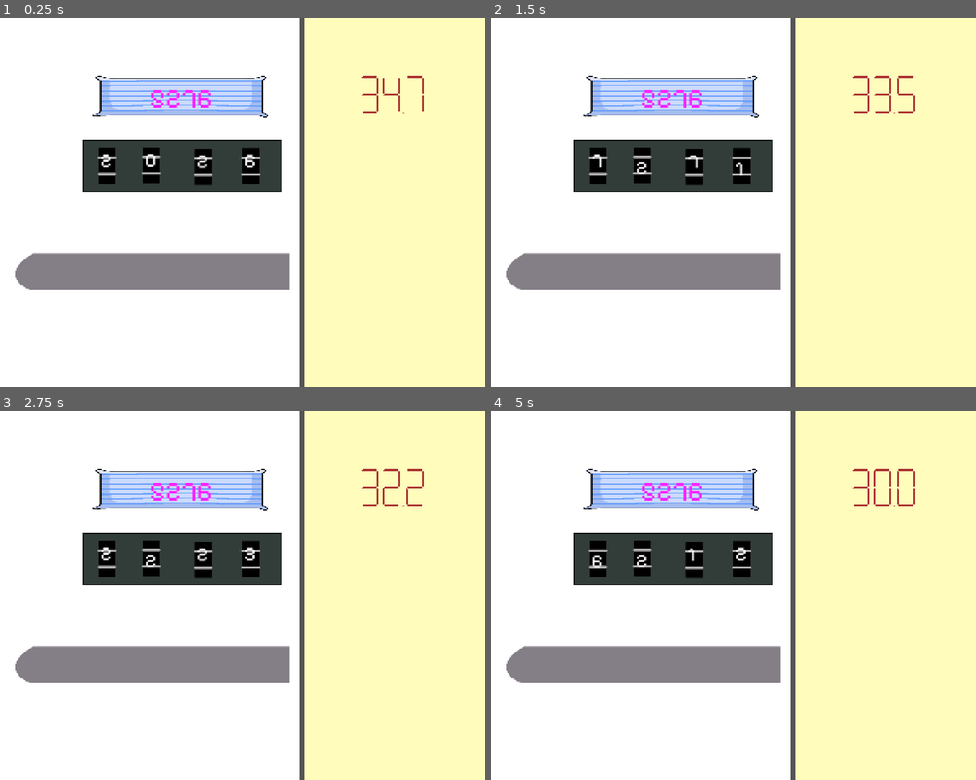
Above: before the commit, frames 1-4 (two rows, left to right).
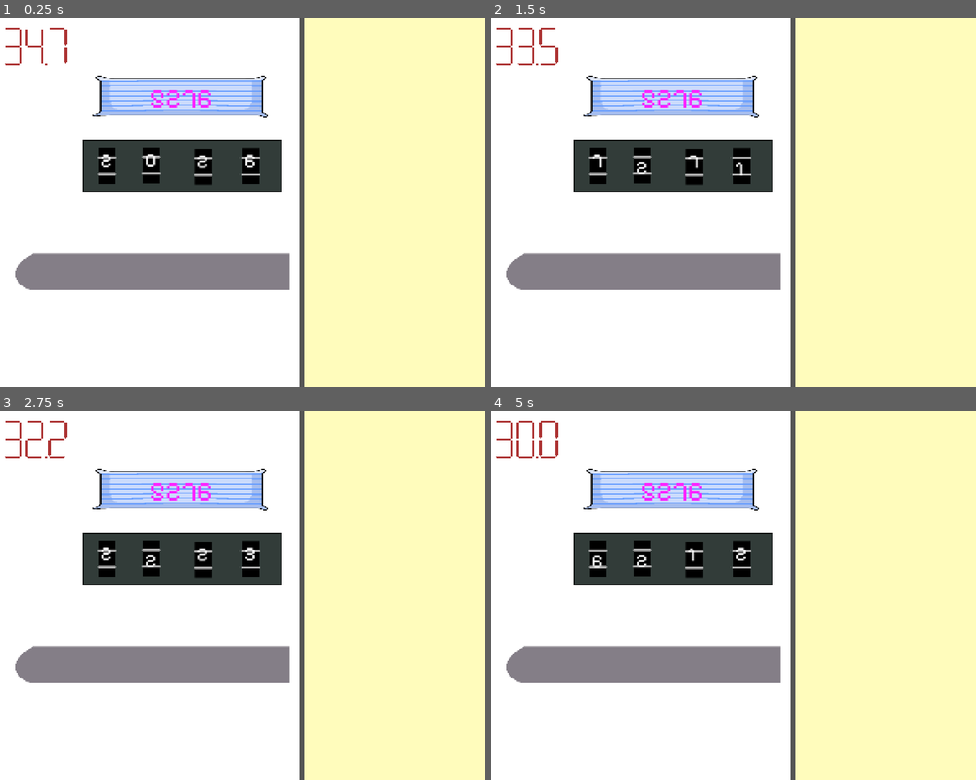
Above: after the commit, the same moments.

Repository: tom-frantz/gmtk-2026
Game: Godot game, scene res://scenes/minigames/keypad/minigame_keypad.tscn
The game is run twice, just before and just after one commit, with the same random seed, the same clock (stepped at 60 frames per second) and the same inputs. This scene is started directly instead of the project's main scene. The engine's default icon, where the game draws it, is replaced by a stand-in: a white triangle on a blue panel in a dark square. Sound files missing from this copy of the repository are replaced by a short silence.
Inputs:
- Up to frame 1 (0.25 s): no input
- Up to frame 2 (1.5 s): click "1" at 0.5 s; click "0" at 1.25 s
- Up to frame 3 (2.75 s): click "1" at 2 s
- Up to frame 4 (5 s): click "2" at 2.75 s; click "3" at 3.5 s; click "5" at 4.25 s

The runs differ from the first frame. In frame 1, 0.4% of the frame differs, in the area x 1-88%, y 2-26%; in frame 2, 0.5%; in frame 3, 0.5%; in frame 4, 0.6%.

Commit message:
Minigame Keypad - Transition/Level Timer to USB

Diff:
--- a/scenes/minigames/keypad/minigame_keypad.tscn
+++ b/scenes/minigames/keypad/minigame_keypad.tscn
@@ -5,16 +5,14 @@
 [ext_resource type="Script" uid="uid://b6gc7ne04xl1p" path="res://scenes/minigames/keypad/keypad_input.gd" id="2_5nv2i"]
 [ext_resource type="Texture2D" uid="uid://dqxli8dhl1kkk" path="res://assets/keydoor_input.png" id="2_kc2wq"]
 [ext_resource type="Texture2D" uid="uid://bahiswroyi7ed" path="res://assets/pillow.png" id="3_013d1"]
-[ext_resource type="PackedScene" uid="uid://d3qorbs0l4srn" path="res://scenes/common/timer/timer.tscn" id="4_gwdo1"]
-[ext_resource type="Script" uid="uid://dgut0ds5bd0q5" path="res://scripts/minigame_timer.gd" id="5_3v8wq"]
-[ext_resource type="AudioStream" uid="uid://jqhdadky6uci" path="res://assets/sound/fx/fail.wav" id="6_kc2wq"]
-[ext_resource type="AudioStream" uid="uid://c1v77h4rgrwmw" path="res://assets/sound/fx/win_minigame.wav" id="7_3v8wq"]
 [ext_resource type="Texture2D" uid="uid://bwfu22tcwej3v" path="res://assets/keydoor_unfinnished.png" id="8_lkkve"]
-[ext_resource type="AudioStream" uid="uid://bplxqdbc7qayk" path="res://assets/sound/fx/combination lock tick1.wav" id="11_t8owr"]
-[ext_resource type="AudioStream" uid="uid://dwpbxt252x2ge" path="res://assets/sound/fx/combination lock tick2.wav" id="12_cgrn1"]
-[ext_resource type="AudioStream" uid="uid://c3bnx3wnh1l0r" path="res://assets/sound/fx/combination lock tick3.wav" id="13_1s462"]
-[ext_resource type="AudioStream" uid="uid://dgf3oqremby4o" path="res://assets/sound/fx/combination lock tick4.wav" id="14_46n7e"]
-[ext_resource type="AudioStream" uid="uid://bq8bsy0irqugi" path="res://assets/sound/music/guess the combination.wav" id="15_cgrn1"]
+[ext_resource type="AudioStream" uid="uid://cwmil4soybi6l" path="res://assets/sound/fx/combination lock tick1.wav" id="11_t8owr"]
+[ext_resource type="AudioStream" uid="uid://c67dy0ymlf10b" path="res://assets/sound/fx/combination lock tick2.wav" id="12_cgrn1"]
+[ext_resource type="AudioStream" uid="uid://h0tehprxrcqv" path="res://assets/sound/fx/combination lock tick3.wav" id="13_1s462"]
+[ext_resource type="PackedScene" uid="uid://ntopxyuq6n0t" path="res://scenes/common/timer/level_timer.tscn" id="13_t8owr"]
+[ext_resource type="AudioStream" uid="uid://ceec4a7i8n1um" path="res://assets/sound/fx/combination lock tick4.wav" id="14_46n7e"]
+[ext_resource type="PackedScene" uid="uid://ba6adnn1mtrj7" path="res://scenes/minigames/evil_usb/minigame_usb.tscn" id="14_cgrn1"]
+[ext_resource type="AudioStream" uid="uid://bu7hjhsidtif8" path="res://assets/sound/music/guess the combination.wav" id="15_cgrn1"]
 
 [sub_resource type="AudioStreamRandomizer" id="AudioStreamRandomizer_kuy6b"]
 streams_count = 4
@@ -121,56 +119,6 @@
 text = "4"
 script = ExtResource("2_5nv2i")
 
-[node name="LevelTimer" parent="." unique_id=1923668992 instance=ExtResource("4_gwdo1")]
-process_mode = 3
-position = Vector2(1050, 200)
-
-[node name="Timer" parent="LevelTimer" index="0" unique_id=1572085082]
-wait_time = 35.0
-autostart = true
-script = ExtResource("5_3v8wq")
-
-[node name="fail_banner" type="Label" parent="LevelTimer/Timer" index="0" unique_id=1090927563]
-visible = false
-z_index = 100
-offset_left = 136.0
-offset_top = 194.0
-offset_right = 1192.0
-offset_bottom = 603.0
-theme_override_colors/font_color = Color(1, 0, 0.047058824, 1)
-theme_override_font_sizes/font_size = 300
-text = "LOSER!"
-
-[node name="Label" type="Label" parent="LevelTimer/Timer/fail_banner" unique_id=892362477]
-layout_mode = 0
-offset_left = 155.0
-offset_top = 373.0
-offset_right = 820.0
-offset_bottom = 466.0
-theme_override_font_sizes/font_size = 68
-text = "(click to go to menu)"
-
-[node name="lose_audio" type="AudioStreamPlayer" parent="LevelTimer/Timer" index="1" unique_id=22918695]
-unique_name_in_owner = true
-stream = ExtResource("6_kc2wq")
-
-[node name="win_banner" type="Label" parent="." unique_id=888915218]
-unique_name_in_owner = true
-visible = false
-z_index = 100
-z_as_relative = false
-offset_left = 6.0
-offset_top = 275.0
-offset_right = 1293.0
-offset_bottom = 684.0
-theme_override_colors/font_color = Color(1, 1, 0.25490198, 1)
-theme_override_font_sizes/font_size = 300
-text = "WINNER!"
-
-[node name="win_audio" type="AudioStreamPlayer" parent="." unique_id=228063531]
-unique_name_in_owner = true
-stream = ExtResource("7_3v8wq")
-
 [node name="background" type="Sprite2D" parent="." unique_id=1874773272]
 z_index = -2
 position = Vector2(640, 480)
@@ -180,13 +128,15 @@
 unique_name_in_owner = true
 stream = SubResource("AudioStreamRandomizer_kuy6b")
 
-[node name="background_music" type="AudioStreamPlayer" parent="." unique_id=1500708111]
-unique_name_in_owner = true
-stream = ExtResource("15_cgrn1")
+[node name="LevelTimer" parent="." unique_id=1524867858 instance=ExtResource("13_t8owr")]
+lose_timeout = 35.0
+transition_hand_angle = 30.0
+transition_text = "Gotta copy the code!"
+next_minigame = ExtResource("14_cgrn1")
+background_music = ExtResource("15_cgrn1")
 
+[connection signal="correct_combination" from="target_code" to="LevelTimer" method="on_win"]
 [connection signal="pressed" from="keypad_input_1" to="keypad_input_1/keypad_input_1" method="_on_keypad_input_1_pressed"]
 [connection signal="pressed" from="keypad_input_2" to="keypad_input_2/keypad_input_2" method="_on_keypad_input_2_pressed"]
 [connection signal="pressed" from="keypad_input_3" to="keypad_input_3/keypad_input_3" method="_on_keypad_input_3_pressed"]
 [connection signal="pressed" from="keypad_input_4" to="keypad_input_4/keypad_input_4" method="_on_keypad_input_4_pressed"]
-
-[editable path="LevelTimer"]
--- a/scenes/minigames/keypad/target_code.gd
+++ b/scenes/minigames/keypad/target_code.gd
@@ -1,33 +1,20 @@
 extends Label
-@onready
-var bgm: AudioStreamPlayer = %background_music
 
 var target_code: Array[int] = [0, 0, 0, 0]
 var output_code: Array[int] = [-1, -1, -1, -1]
+var has_won: bool = false
+
+signal correct_combination
 
 # Called when the node enters the scene tree for the first time.
 func _ready() -> void:
+    has_won = false
     for i in range(0, 4):
         target_code[i] = randi_range(0, 9)
     self.text = "".join(target_code.map(func(n): return str(n)))
 
 # Called every frame. 'delta' is the elapsed time since the previous frame.
 func _process(_delta: float) -> void:
-    if !bgm.playing:
-        bgm.play()
-    # print(output_code)
-    if output_code == target_code:
-        win()
-
-func win() -> void:
-    var win_audio: AudioStreamPlayer = %win_audio
-    var win_banner: Label = %win_banner
-    var timer: Timer = $"../LevelTimer/Timer"
-    # var background_music: AudioStreamPlayer = %background_music
-    # background_music.stop()
-    win_banner.visible = true
-    timer.paused = true
-    if !win_audio.playing:
-        win_audio.play()
-    await get_tree().create_timer(2.0).timeout
-    get_tree().change_scene_to_file("res://scenes/minigames/evil_usb/minigame_usb.tscn")
+    if output_code == target_code and not has_won:
+        has_won = true
+        emit_signal("correct_combination")
